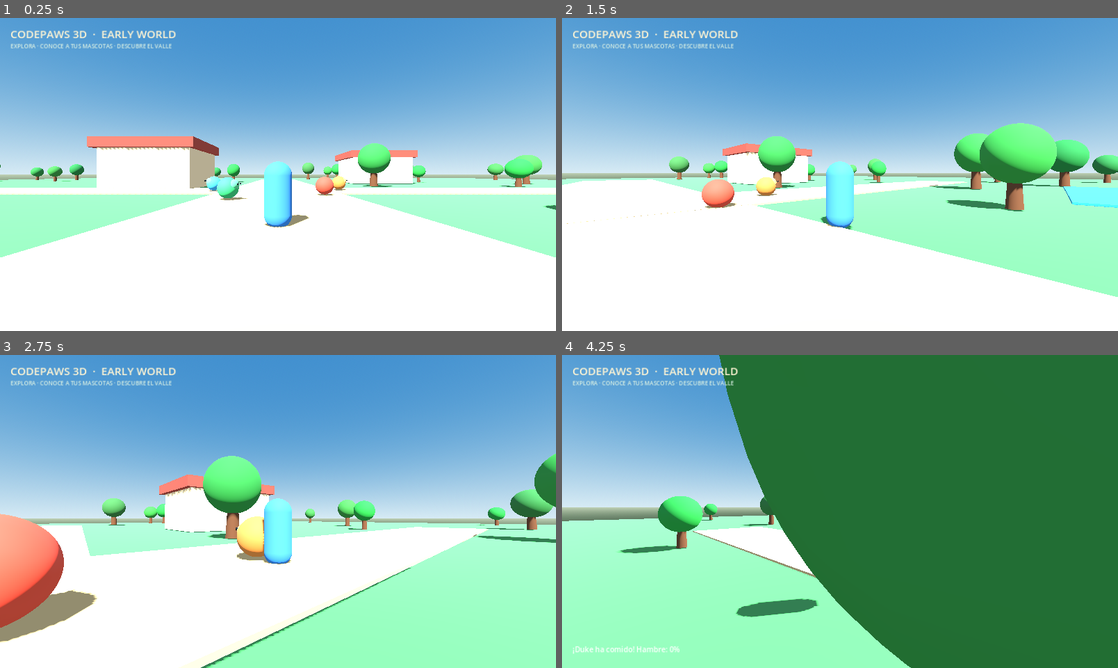
Above: before the commit, frames 1-4 (two rows, left to right).
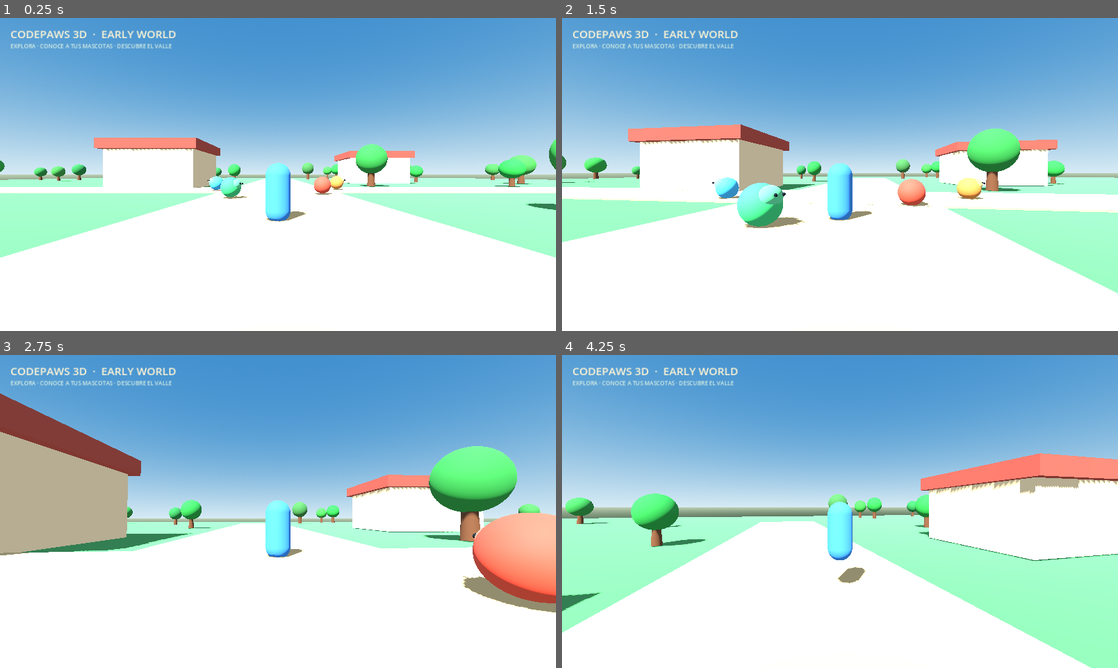
Above: after the commit, the same moments.

Repository: Reaccionador2Jeje/CodePaws
Game: Godot game, scene res://scenes/main.tscn
The game is run twice, just before and just after one commit, with the same random seed, the same clock (stepped at 60 frames per second) and the same inputs.
Inputs (mouse positions are in pixels of both pictures, inside the frame that each line leads up to):
- Up to frame 1 (0.25 s): no input
- Up to frame 2 (1.5 s): tap Enter at 0.5 s; move the mouse to (867, 174) at 0.52 s; hold W (move_forward) from 0.53 s (still down); tap F (interact) at 0.6 s; click (867, 174) at 0.67 s; tap Space (jump) at 0.77 s; move the mouse to (812, 174) at 1.27 s; tap E at 1.35 s
- Up to frame 3 (2.75 s): keep holding W (move_forward); tap Space (jump) at 1.52 s; move the mouse to (289, 505) at 2.02 s; tap F (interact) at 2.1 s
- Up to frame 4 (4.25 s): keep holding W (move_forward); move the mouse to (834, 517) at 2.77 s; tap E at 2.85 s; click (834, 517) at 2.92 s; tap Space (jump) at 3.02, 3.77 s; move the mouse to (878, 514) at 3.52 s; tap F (interact) at 3.6 s

The runs differ from the first frame. In frame 1, 2.9% of the frame differs, in the area x 0-100%, y 37-67%; in frame 2, 23%; in frame 3, 44%; in frame 4, 78%, in the area x 0-100%, y 0-100%.

Commit message:
Fix third-person camera movement independence

Diff:
--- a/godot/scripts/player.gd
+++ b/godot/scripts/player.gd
@@ -12,6 +12,7 @@
 func _ready() -> void:
 	name = "Player"
 	add_to_group("player")
+
 	var collider := CollisionShape3D.new()
 	var capsule := CapsuleShape3D.new()
 	capsule.radius = 0.38
@@ -32,18 +33,26 @@
 	body_mesh.material_override = material
 	add_child(body_mesh)
 
+	# La cámara queda independiente del giro visual del personaje.
 	camera_pivot = Node3D.new()
-	camera_pivot.position.y = 1.45
-	add_child(camera_pivot)
+	camera_pivot.set_as_top_level(true)
+	camera_pivot.global_position = global_position + Vector3(0, 1.45, 0)
+	get_tree().root.add_child.call_deferred(camera_pivot)
+
 	spring_arm = SpringArm3D.new()
-	spring_arm.spring_length = 5.8
+	spring_arm.spring_length = 6.5
 	spring_arm.margin = 0.2
 	camera_pivot.add_child(spring_arm)
+
 	var camera := Camera3D.new()
 	camera.current = true
 	camera.fov = 72.0
 	spring_arm.add_child(camera)
 	Input.mouse_mode = Input.MOUSE_MODE_CAPTURED
+
+func _exit_tree() -> void:
+	if is_instance_valid(camera_pivot):
+		camera_pivot.queue_free()
 
 func _unhandled_input(event: InputEvent) -> void:
 	if event is InputEventMouseMotion and Input.mouse_mode == Input.MOUSE_MODE_CAPTURED:
@@ -58,16 +67,20 @@
 		Input.mouse_mode = Input.MOUSE_MODE_CAPTURED
 
 func _physics_process(delta: float) -> void:
+	# Seguir al jugador sin heredar su rotación.
+	if is_instance_valid(camera_pivot):
+		camera_pivot.global_position = global_position + Vector3(0, 1.45, 0)
+
 	if not is_on_floor():
 		velocity.y -= gravity * delta
 	elif Input.is_action_just_pressed("jump"):
 		velocity.y = jump_velocity
 
 	var input_vector := Input.get_vector("move_left", "move_right", "move_forward", "move_back")
-	var camera_basis := camera_pivot.global_basis
-	var forward := -camera_basis.z
-	var right := camera_basis.x
+	var forward := -camera_pivot.global_basis.z
+	var right := camera_pivot.global_basis.x
 	var direction := (right * input_vector.x + forward * -input_vector.y).normalized()
+
 	if direction.length_squared() > 0.001:
 		velocity.x = direction.x * move_speed
 		velocity.z = direction.z * move_speed
@@ -76,4 +89,5 @@
 	else:
 		velocity.x = move_toward(velocity.x, 0.0, move_speed * 5.0 * delta)
 		velocity.z = move_toward(velocity.z, 0.0, move_speed * 5.0 * delta)
+
 	move_and_slide()
